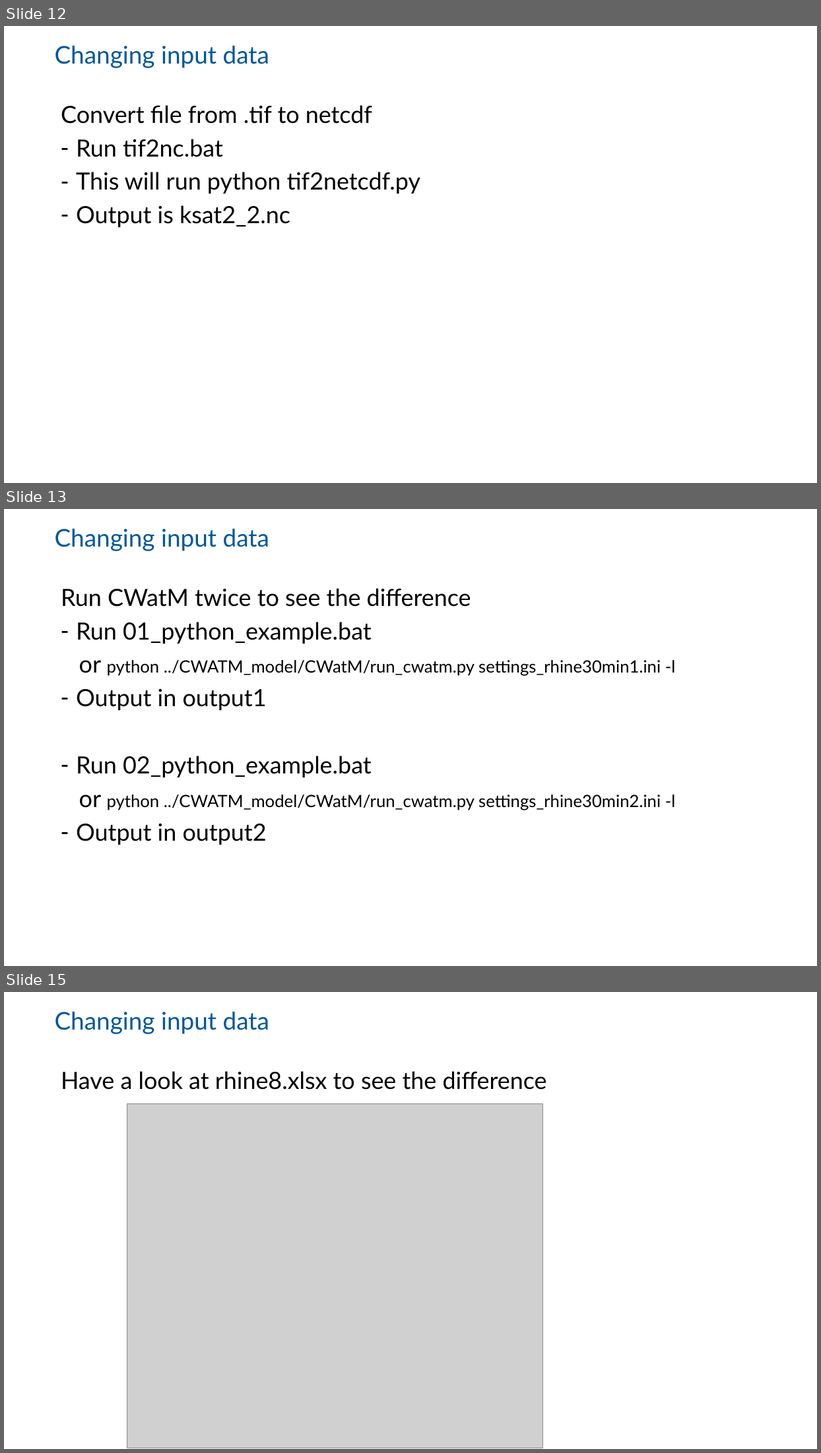
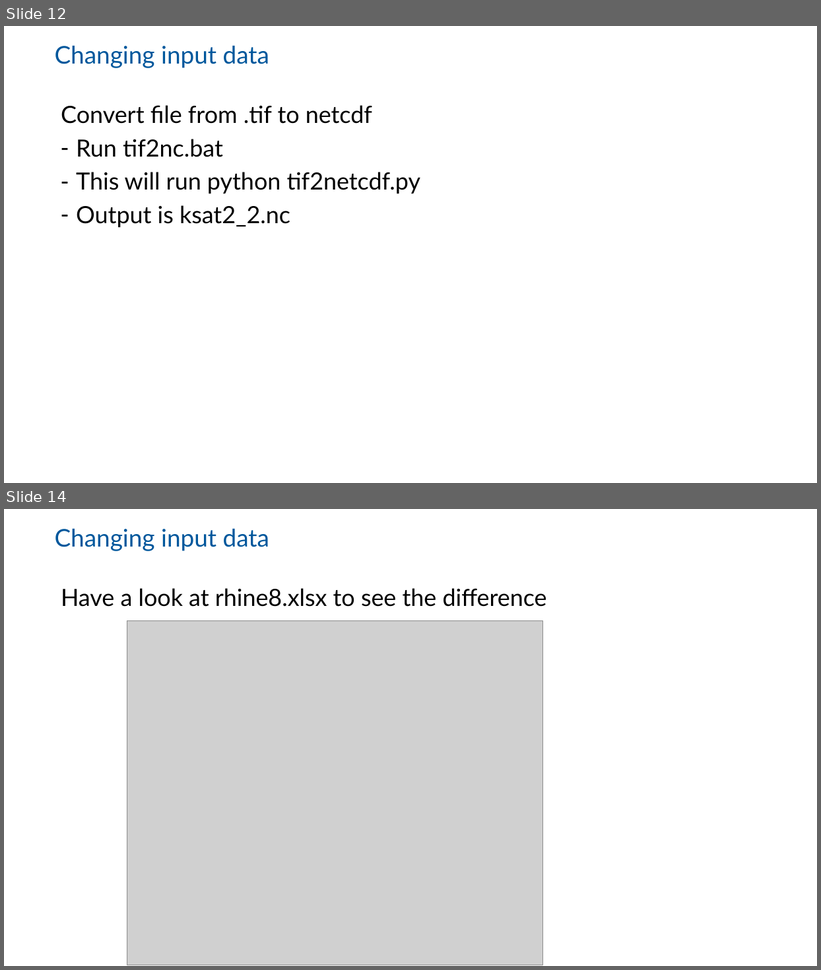
Before and after one commit to EmilioMariaNP/CWatM_emnp, a slide deck: tutorial/CWATM_exercise8/cwatm_exercise8.pptx. Shown one above the other, each under a label of ours: slides 12, 13 and 15 before the commit, slides 12 and 14 after it; the slides between them are not shown. The pictures are 821x1453 and 821x970 pixels, drawn with LibreOffice and Linux fonts; fonts in the diff are those of the drawing; grey boxes stand for pictures; background and template pictures are left out. Boxes give left, top, right and bottom in pixels: in the first picture for what was removed or moved away, otherwise in the second. Text is boxed around its words. In the diff, an @@ line names an element or a change of style, - is before the commit and + after.

```diff
--- a/tutorial/CWATM_exercise8/cwatm_exercise8.pptx
+++ b/tutorial/CWATM_exercise8/cwatm_exercise8.pptx
@@ slide 13 removed at box(4, 509, 817, 966), background #FFFFFF @@
@@ title removed at box(55, 528, 269, 551) @@
-Changing input data
@@ text removed at box(61, 588, 676, 845) @@
-Run CWatM twice to see the difference
-– Run 01_python_example.bat
-or python ../CWATM_model/CWatM/run_cwatm.py settings_rhine30min1.ini -l
-– Output in output1
-– Run 02_python_example.bat
-or python ../CWATM_model/CWatM/run_cwatm.py settings_rhine30min2.ini -l
-– Output in output2
@@ what was slide 15 is now slide 14 @@
```
Also in this commit, not shown: 1 slide changed, 26 other files.
